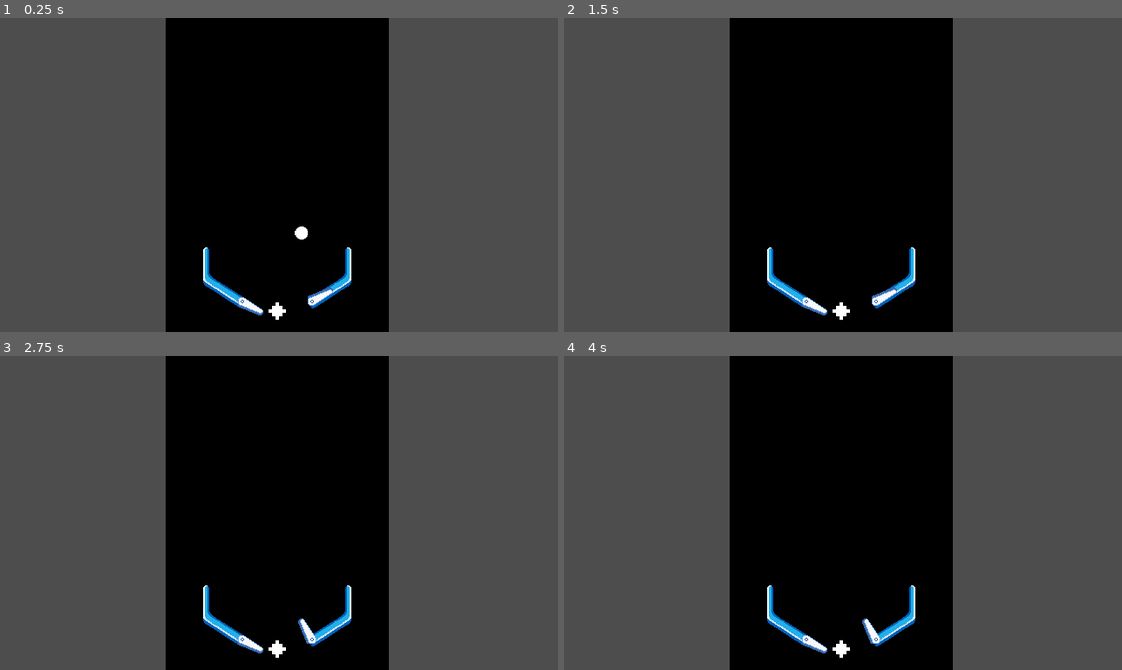
Above: before the commit, frames 1-4 (two rows, left to right).
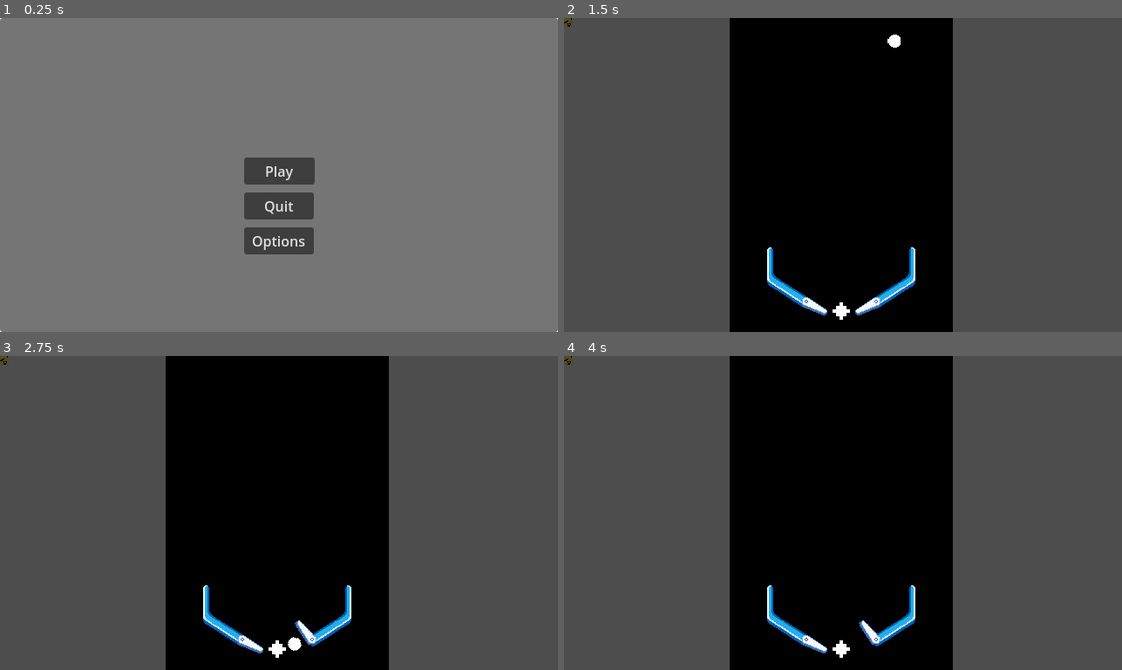
Above: after the commit, the same moments.

Repository: FrancescoDefulgentiis/P.A.L.L.E.
Game: Godot game, scene res://scenes/mainMenu.tscn
Two runs of this game, one before a commit and one after it. Both use one fixed random seed, a clock stepped at 60 frames per second and the inputs below. Before the commit the project starts from res://scenes/PinballTable.tscn.
Inputs (mouse positions are in pixels of both pictures, inside the frame that each line leads up to):
- Up to frame 1 (0.25 s): no input
- Up to frame 2 (1.5 s): click (843, 240) at 0.5 s, where only the run after the commit has a clickable "Options"; click (843, 171) at 1.25 s, where only the run after the commit has a clickable "Play"
- Up to frame 3 (2.75 s): hold D (flip_right) from 2.03 s (still down)
- Up to frame 4 (4 s): release D (flip_right) at 2.78 s; hold Left (flip_left) 2.78-3.53 s; tap Enter at 3.5 s; hold D (flip_right) from 3.53 s (still down)

The runs differ from the first frame. In frame 1, 100% of the frame differs, in the area x 0-100%, y 0-100%; in frame 2, 0.3%; in frame 3, 0.2%; in frame 4, 0.1%.

Commit message:
flipper movement is now being controlled through animations, an enemy with 3 hp used to work, now it doesnt anymore, there is a killzone for the ball, but then it actually does not respawn. however, the feel of the flippers is pretty good and the ball gravity is not shit, everything works

Diff:
--- /dev/null
+++ b/p.a.l.l.e/p.a.l.l.e/Sprites/killzone.gd
@@ -0,0 +1,10 @@
+extends Area2D
+
+@export var respawn_point: Node2D
+@export var ball: RigidBody2D
+
+func _on_body_entered(body):
+	if body == ball:
+		ball.linear_velocity = Vector2.ZERO
+		ball.angular_velocity = 0
+		ball.position = respawn_point.global_position
--- a/p.a.l.l.e/p.a.l.l.e/project.godot
+++ b/p.a.l.l.e/p.a.l.l.e/project.godot
@@ -11,7 +11,7 @@
 [application]
 
 config/name="p.a.l.l.e."
-run/main_scene="uid://7osi2chp26to"
+run/main_scene="uid://cle3d1apixwb1"
 config/features=PackedStringArray("4.4", "GL Compatibility")
 config/icon="res://icon.svg"
 
@@ -19,8 +19,7 @@
 
 window/size/viewport_width=640
 window/size/viewport_height=360
-window/stretch/mode="canvas_items"
-window/stretch/scale_mode="integer"
+window/stretch/mode="viewport"
 
 [input]
 
@@ -44,8 +43,10 @@
 2d_physics/layer_1="palla"
 2d_physics/layer_2="flipper"
 2d_physics/layer_3="wall"
+2d_physics/layer_4="enemy"
 
 [rendering]
 
+textures/canvas_textures/default_texture_filter=0
 renderer/rendering_method="gl_compatibility"
 renderer/rendering_method.mobile="gl_compatibility"
--- a/p.a.l.l.e/p.a.l.l.e/scenes/PinballTable.tscn
+++ b/p.a.l.l.e/p.a.l.l.e/scenes/PinballTable.tscn
@@ -1,9 +1,17 @@
-[gd_scene load_steps=5 format=3 uid="uid://7osi2chp26to"]
+[gd_scene load_steps=10 format=3 uid="uid://7osi2chp26to"]
 
 [ext_resource type="Script" uid="uid://dhtuy8ev1kesh" path="res://scripts/PinballTable.gd" id="1_6o3j1"]
 [ext_resource type="PackedScene" uid="uid://dkk3te7t3s4c" path="res://scenes/walls.tscn" id="2_vbfb2"]
 [ext_resource type="PackedScene" uid="uid://dcs8k6sstu833" path="res://scenes/p.a.l.l.a.tscn" id="3_bncum"]
 [ext_resource type="PackedScene" uid="uid://b5y4p7xpi2vwx" path="res://scenes/flipper.tscn" id="4_kgeu3"]
+[ext_resource type="Script" uid="uid://dkovfig0383ws" path="res://scripts/p.a.l.l.a.gd" id="4_wpntk"]
+[ext_resource type="Script" uid="uid://dvh7dfa2xl7s7" path="res://scripts/FlipperRight.gd" id="5_vbfb2"]
+[ext_resource type="PackedScene" uid="uid://do21sdv85wbe6" path="res://scenes/mob001.tscn" id="6_bncum"]
+[ext_resource type="Script" uid="uid://bgvgbihl4gh4u" path="res://Sprites/killzone.gd" id="8_s6vjb"]
+
+[sub_resource type="SegmentShape2D" id="SegmentShape2D_0manr"]
+a = Vector2(446, 360)
+b = Vector2(190, 360)
 
 [node name="PinballTable" type="Node2D"]
 script = ExtResource("1_6o3j1")
@@ -11,18 +19,33 @@
 [node name="Wall" parent="." instance=ExtResource("2_vbfb2")]
 position = Vector2(318, 170)
 
-[node name="palla" parent="." instance=ExtResource("3_bncum")]
-position = Vector2(346, 218)
+[node name="palla" parent="." groups=["ball"] instance=ExtResource("3_bncum")]
+position = Vector2(379, 14)
+collision_mask = 15
+mass = 1.0
+script = ExtResource("4_wpntk")
 
 [node name="FlipperLeft" parent="." instance=ExtResource("4_kgeu3")]
 position = Vector2(278, 325)
 scale = Vector2(0.1, 0.1)
-flip_rotation = -90.0
-flip_duration = 0.1
 
 [node name="FlipperRight" parent="." instance=ExtResource("4_kgeu3")]
 position = Vector2(358, 325)
 scale = Vector2(-0.1, 0.1)
-resting_rotation = 180.0
-flip_rotation = -90.0
-flip_duration = 0.1
+script = ExtResource("5_vbfb2")
+
+[node name="Mob001" parent="." instance=ExtResource("6_bncum")]
+collision_layer = 8
+
+[node name="Killzone" type="Area2D" parent="." node_paths=PackedStringArray("respawn_point", "ball")]
+script = ExtResource("8_s6vjb")
+respawn_point = NodePath("../SpawnPoint")
+ball = NodePath("../palla")
+
+[node name="CollisionShape2D" type="CollisionShape2D" parent="Killzone"]
+shape = SubResource("SegmentShape2D_0manr")
+
+[node name="SpawnPoint" type="Node2D" parent="."]
+position = Vector2(371, 51)
+
+[connection signal="body_entered" from="Killzone" to="Killzone" method="_on_body_entered"]
--- a/p.a.l.l.e/p.a.l.l.e/scenes/flipper.tscn
+++ b/p.a.l.l.e/p.a.l.l.e/scenes/flipper.tscn
@@ -1,7 +1,45 @@
-[gd_scene load_steps=3 format=3 uid="uid://b5y4p7xpi2vwx"]
+[gd_scene load_steps=6 format=3 uid="uid://b5y4p7xpi2vwx"]
 
-[ext_resource type="Script" uid="uid://cudjhrjovtloh" path="res://scripts/Flipper.gd" id="1_j537t"]
+[ext_resource type="Script" uid="uid://cudjhrjovtloh" path="res://scripts/FlipperLeft.gd" id="1_j537t"]
 [ext_resource type="Texture2D" uid="uid://dswjx6cxp7d42" path="res://Sprites/leftFlipper.png" id="1_otgx2"]
+
+[sub_resource type="Animation" id="Animation_j537t"]
+resource_name = "upFlipLeft"
+length = 0.05
+tracks/0/type = "value"
+tracks/0/imported = false
+tracks/0/enabled = true
+tracks/0/path = NodePath(".:rotation")
+tracks/0/interp = 1
+tracks/0/loop_wrap = true
+tracks/0/keys = {
+"times": PackedFloat32Array(0, 0.05),
+"transitions": PackedFloat32Array(1, 0.170756),
+"update": 0,
+"values": [0.0, -1.39626]
+}
+
+[sub_resource type="Animation" id="Animation_vewl4"]
+resource_name = "upFlipRight"
+length = 0.05
+tracks/0/type = "value"
+tracks/0/imported = false
+tracks/0/enabled = true
+tracks/0/path = NodePath(".:rotation")
+tracks/0/interp = 1
+tracks/0/loop_wrap = true
+tracks/0/keys = {
+"times": PackedFloat32Array(0, 0.05),
+"transitions": PackedFloat32Array(1, 0.170756),
+"update": 0,
+"values": [-3.14159, -1.74533]
+}
+
+[sub_resource type="AnimationLibrary" id="AnimationLibrary_kstob"]
+_data = {
+&"upFlipLeft": SubResource("Animation_j537t"),
+&"upFlipRight": SubResource("Animation_vewl4")
+}
 
 [node name="Flipper" type="AnimatableBody2D"]
 collision_layer = 2
@@ -14,3 +52,8 @@
 [node name="CollisionPolygon2D" type="CollisionPolygon2D" parent="."]
 visible = false
 polygon = PackedVector2Array(-72, -106, -126, -105, -145, -86, -146, 4, -112, 25, 88, 105, 125, 106, 146, 85, 146, 45, 125, 25, -25, -75)
+
+[node name="AnimationPlayer" type="AnimationPlayer" parent="."]
+libraries = {
+&"": SubResource("AnimationLibrary_kstob")
+}
--- /dev/null
+++ b/p.a.l.l.e/p.a.l.l.e/scenes/mainMenu.tscn
@@ -0,0 +1,72 @@
+[gd_scene load_steps=3 format=3 uid="uid://cle3d1apixwb1"]
+
+[ext_resource type="Script" uid="uid://0boruue11vfi" path="res://scripts/main_menu.gd" id="1_qkhwq"]
+
+[sub_resource type="CanvasTexture" id="CanvasTexture_3d1i7"]
+
+[node name="MainMenu" type="Control"]
+layout_mode = 3
+anchors_preset = 0
+script = ExtResource("1_qkhwq")
+
+[node name="TextureRect" type="TextureRect" parent="."]
+layout_mode = 0
+offset_right = 640.0
+offset_bottom = 360.0
+texture = SubResource("CanvasTexture_3d1i7")
+
+[node name="Panel" type="Panel" parent="."]
+layout_mode = 0
+offset_right = 640.0
+offset_bottom = 360.0
+
+[node name="PlayButton" type="Button" parent="Panel"]
+layout_mode = 1
+anchors_preset = 8
+anchor_left = 0.5
+anchor_top = 0.5
+anchor_right = 0.5
+anchor_bottom = 0.5
+offset_left = -40.0
+offset_top = -20.0
+offset_right = 41.0
+offset_bottom = 11.0
+grow_horizontal = 2
+grow_vertical = 2
+text = "Play"
+
+[node name="QuitButton" type="Button" parent="Panel"]
+layout_mode = 1
+anchors_preset = 8
+anchor_left = 0.5
+anchor_top = 0.5
+anchor_right = 0.5
+anchor_bottom = 0.5
+offset_left = -40.0
+offset_top = 20.0
+offset_right = 40.0
+offset_bottom = 51.0
+grow_horizontal = 2
+grow_vertical = 2
+text = "Quit
+"
+
+[node name="OptionsButton" type="Button" parent="Panel"]
+layout_mode = 1
+anchors_preset = 8
+anchor_left = 0.5
+anchor_top = 0.5
+anchor_right = 0.5
+anchor_bottom = 0.5
+offset_left = -40.0
+offset_top = 60.0
+offset_right = 40.0
+offset_bottom = 91.0
+grow_horizontal = 2
+grow_vertical = 2
+text = "Options
+"
+
+[connection signal="pressed" from="Panel/PlayButton" to="." method="_on_play_button_pressed"]
+[connection signal="pressed" from="Panel/QuitButton" to="." method="_on_quit_button_pressed"]
+[connection signal="pressed" from="Panel/OptionsButton" to="." method="_on_options_button_pressed"]
--- /dev/null
+++ b/p.a.l.l.e/p.a.l.l.e/scenes/mob001.tscn
@@ -0,0 +1,85 @@
+[gd_scene load_steps=7 format=3 uid="uid://do21sdv85wbe6"]
+
+[ext_resource type="Script" uid="uid://bwb0n2vcdmkam" path="res://scripts/mob001.gd" id="1_1rnwn"]
+[ext_resource type="Texture2D" uid="uid://dn5q18sodivip" path="res://Sprites/mob001.png" id="2_mmanm"]
+
+[sub_resource type="Animation" id="Animation_1rnwn"]
+length = 0.001
+tracks/0/type = "value"
+tracks/0/imported = false
+tracks/0/enabled = true
+tracks/0/path = NodePath(".:position")
+tracks/0/interp = 1
+tracks/0/loop_wrap = true
+tracks/0/keys = {
+"times": PackedFloat32Array(0),
+"transitions": PackedFloat32Array(1),
+"update": 0,
+"values": [Vector2(0, 0)]
+}
+tracks/1/type = "value"
+tracks/1/imported = false
+tracks/1/enabled = true
+tracks/1/path = NodePath("Mob001:modulate")
+tracks/1/interp = 1
+tracks/1/loop_wrap = true
+tracks/1/keys = {
+"times": PackedFloat32Array(0),
+"transitions": PackedFloat32Array(1),
+"update": 0,
+"values": [Color(1, 1, 1, 1)]
+}
+
+[sub_resource type="Animation" id="Animation_4xldh"]
+resource_name = "hit"
+tracks/0/type = "value"
+tracks/0/imported = false
+tracks/0/enabled = true
+tracks/0/path = NodePath(".:position")
+tracks/0/interp = 1
+tracks/0/loop_wrap = true
+tracks/0/keys = {
+"times": PackedFloat32Array(0, 0.25, 0.33, 0.5, 0.66, 0.75, 1),
+"transitions": PackedFloat32Array(1, 1, 1, 1, 1, 1, 1),
+"update": 0,
+"values": [Vector2(0, 0), Vector2(-5, -5), Vector2(-5, 5), Vector2(5, -5), Vector2(5, 5), Vector2(5, -5), Vector2(0, 0)]
+}
+tracks/1/type = "value"
+tracks/1/imported = false
+tracks/1/enabled = true
+tracks/1/path = NodePath("Mob001:modulate")
+tracks/1/interp = 1
+tracks/1/loop_wrap = true
+tracks/1/keys = {
+"times": PackedFloat32Array(0.0333333, 0.33, 1),
+"transitions": PackedFloat32Array(1, 1, 1),
+"update": 0,
+"values": [Color(1, 1, 1, 1), Color(1, 0.425788, 0.357085, 1), Color(1, 1, 1, 1)]
+}
+
+[sub_resource type="AnimationLibrary" id="AnimationLibrary_tn846"]
+_data = {
+&"RESET": SubResource("Animation_1rnwn"),
+&"hit": SubResource("Animation_4xldh")
+}
+
+[sub_resource type="RectangleShape2D" id="RectangleShape2D_2b2dd"]
+
+[node name="Node2D" type="Area2D"]
+script = ExtResource("1_1rnwn")
+
+[node name="AnimationPlayer" type="AnimationPlayer" parent="."]
+libraries = {
+&"": SubResource("AnimationLibrary_tn846")
+}
+
+[node name="CollisionShape2D" type="CollisionShape2D" parent="."]
+visible = false
+shape = SubResource("RectangleShape2D_2b2dd")
+
+[node name="Mob001" type="Sprite2D" parent="."]
+position = Vector2(0, 1.13687e-13)
+scale = Vector2(0.1, 0.1)
+texture = ExtResource("2_mmanm")
+
+[connection signal="body_entered" from="." to="." method="_on_body_entered"]
--- a/p.a.l.l.e/p.a.l.l.e/scenes/walls.tscn
+++ b/p.a.l.l.e/p.a.l.l.e/scenes/walls.tscn
@@ -11,7 +11,15 @@
 size = Vector2(256, 396)
 
 [sub_resource type="CircleShape2D" id="CircleShape2D_wcuyo"]
-radius = 2.0
+radius = 13.0
+
+[sub_resource type="SegmentShape2D" id="SegmentShape2D_cd8gh"]
+a = Vector2(83, -183)
+b = Vector2(83, 94)
+
+[sub_resource type="SegmentShape2D" id="SegmentShape2D_0rbot"]
+a = Vector2(83, -182)
+b = Vector2(-83, -181)
 
 [node name="Wall" type="Node2D"]
 
@@ -65,7 +73,7 @@
 
 [node name="CollisionShape2D" type="CollisionShape2D" parent="Pin"]
 visible = false
-position = Vector2(0, 170)
+position = Vector2(0, 167)
 shape = SubResource("CircleShape2D_wcuyo")
 
 [node name="LeftFlipper" type="Sprite2D" parent="."]
@@ -79,3 +87,16 @@
 position = Vector2(30.5, 160.5)
 scale = Vector2(0.1, 0.1)
 texture = ExtResource("6_cd8gh")
+
+[node name="tempWalls" type="StaticBody2D" parent="."]
+collision_layer = 4
+
+[node name="CollisionShape2D" type="CollisionShape2D" parent="tempWalls"]
+shape = SubResource("SegmentShape2D_cd8gh")
+
+[node name="CollisionShape2D2" type="CollisionShape2D" parent="tempWalls"]
+position = Vector2(-165, 1)
+shape = SubResource("SegmentShape2D_cd8gh")
+
+[node name="CollisionShape2D3" type="CollisionShape2D" parent="tempWalls"]
+shape = SubResource("SegmentShape2D_0rbot")
--- a/p.a.l.l.e/p.a.l.l.e/scripts/Flipper.gd
+++ /dev/null
@@ -1,17 +0,0 @@
-extends AnimatableBody2D
-
-# The rotation angles (in degrees) when resting and when flipped.
-@export var resting_rotation: float
-@export var flip_rotation: float
-@export var flip_duration: float
-
-func _ready():
-	rotation_degrees = resting_rotation
-
-func upFlip():
-	var tween = create_tween()
-	tween.tween_property(self, "rotation_degrees", flip_rotation, -flip_duration).set_trans(Tween.TRANS_QUAD).set_ease(Tween.EASE_OUT)
-
-func downFlip():
-	var tween = create_tween()
-	tween.tween_property(self, "rotation_degrees", resting_rotation, -flip_duration).set_delay(flip_duration).set_trans(Tween.TRANS_BOUNCE).set_ease(Tween.EASE_OUT)
--- /dev/null
+++ b/p.a.l.l.e/p.a.l.l.e/scripts/FlipperLeft.gd
@@ -0,0 +1,13 @@
+extends AnimatableBody2D
+
+@onready var animation_player: AnimationPlayer = $AnimationPlayer
+
+
+func _ready():
+	pass
+
+func upFlip():
+	animation_player.play("upFlipLeft")
+
+func downFlip():
+	animation_player.play_backwards("upFlipLeft")
--- /dev/null
+++ b/p.a.l.l.e/p.a.l.l.e/scripts/FlipperRight.gd
@@ -0,0 +1,13 @@
+extends AnimatableBody2D
+
+@onready var animation_player: AnimationPlayer = $AnimationPlayer
+
+
+func _ready():
+	pass
+
+func upFlip():
+	animation_player.play("upFlipRight")
+
+func downFlip():
+	animation_player.play_backwards("upFlipRight")
--- /dev/null
+++ b/p.a.l.l.e/p.a.l.l.e/scripts/main_menu.gd
@@ -0,0 +1,16 @@
+extends Control
+
+var scene_path = "res://scenes/PinballTable.tscn"
+
+func _on_play_button_pressed() -> void:
+	if ResourceLoader.exists(scene_path):
+		get_tree().change_scene_to_file(scene_path)
+	else:
+		print("Scene not found: ", scene_path)
+
+func _on_quit_button_pressed() -> void:
+	get_tree().quit()
+
+
+func _on_options_button_pressed() -> void:
+	print("Options button pressed")
--- /dev/null
+++ b/p.a.l.l.e/p.a.l.l.e/scripts/mob001.gd
@@ -0,0 +1,18 @@
+extends Area2D
+
+var hit_count: int = 0
+const MAX_HITS: int = 3
+
+@onready var animation_player: AnimationPlayer = $AnimationPlayer
+
+func _ready() -> void:
+	pass
+
+func _on_body_entered(body: Node2D) -> void:
+	if body.is_in_group("ball"):
+		hit_count += 1
+		animation_player.play("hit")
+		print("got hit")
+		if hit_count >= MAX_HITS:
+			#play the death animation here
+			queue_free()
--- /dev/null
+++ b/p.a.l.l.e/p.a.l.l.e/scripts/p.a.l.l.a.gd
@@ -0,0 +1 @@
+extends RigidBody2D
--- /dev/null
+++ b/p.a.l.l.e/p.a.l.l.e/scripts/play_button.gd
@@ -0,0 +1,3 @@
+extends Button
+
+signal start_game
Not shown, added: p.a.l.l.e/p.a.l.l.e/Sprites/killzone.gd.uid
Not shown: 1 places in p.a.l.l.e/p.a.l.l.e/scenes/walls.tscn that only renumber resources
Renamed: p.a.l.l.e/p.a.l.l.e/scripts/Flipper.gd.uid -> p.a.l.l.e/p.a.l.l.e/scripts/FlipperLeft.gd.uid
Not shown, added: p.a.l.l.e/p.a.l.l.e/scripts/FlipperRight.gd.uid
Not shown, added: p.a.l.l.e/p.a.l.l.e/scripts/main_menu.gd.uid
Not shown, added: p.a.l.l.e/p.a.l.l.e/scripts/mob001.gd.uid
Not shown, added: p.a.l.l.e/p.a.l.l.e/scripts/p.a.l.l.a.gd.uid
Not shown, added: p.a.l.l.e/p.a.l.l.e/scripts/play_button.gd.uid
